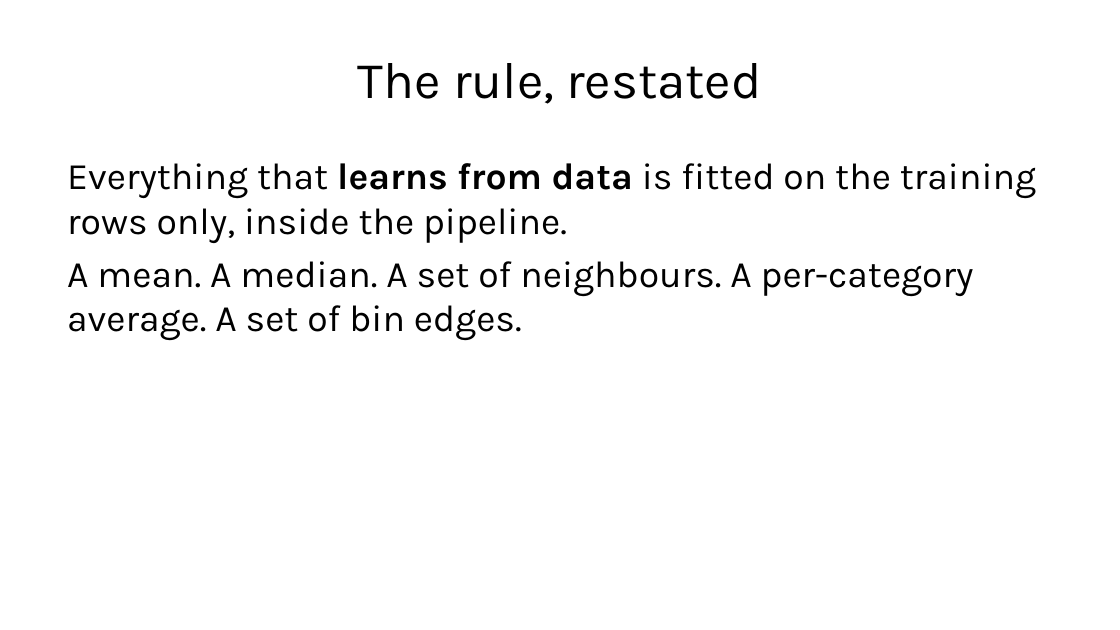
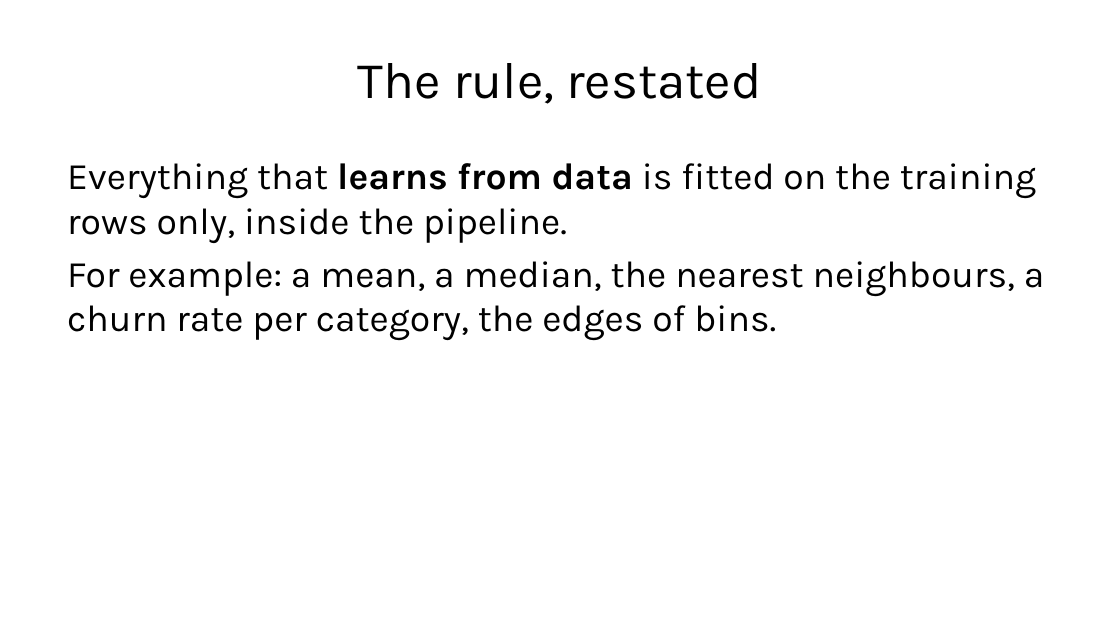
Before and after one commit to fabioantonini/technologies-for-artificial-intelligence, a slide deck: slide 52 of Lessons/02_data_exploration_and_preparation/Slides/data_exploration_and_preparation_slides.pptx. Drawn at 1120x630 pixels with LibreOffice and Linux fonts; fonts in the diff are those of the drawing; background and template pictures are left out. Boxes give left, top, right and bottom in pixels: in the first picture for what was removed or moved away, otherwise in the second. Text is boxed around its words. In the diff, an @@ line names an element or a change of style, - is before the commit and + after.

```diff
--- a/Lessons/02_data_exploration_and_preparation/Slides/data_exploration_and_preparation_slides.pptx
+++ b/Lessons/02_data_exploration_and_preparation/Slides/data_exploration_and_preparation_slides.pptx
@@ text at (x1=67, y1=261, x2=1045, y2=341): text changed @@
-A mean. A median. A set of neighbours. A per-category average. A set of bin edges.
+For example: a mean, a median, the nearest neighbours, a churn rate per category, the edges of bins.
```
Also in this commit, not shown: 25 other slides changed, 7 slides added, 7 slides removed, 2 other files.
